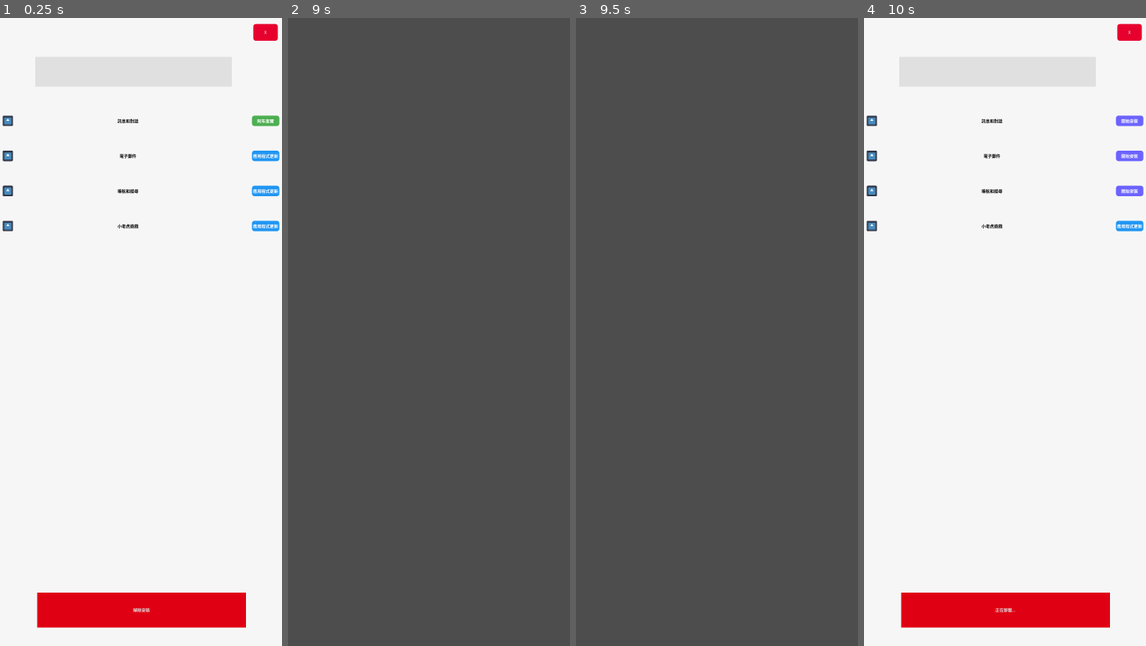
Above: before the commit, frames 1-4 (left to right).
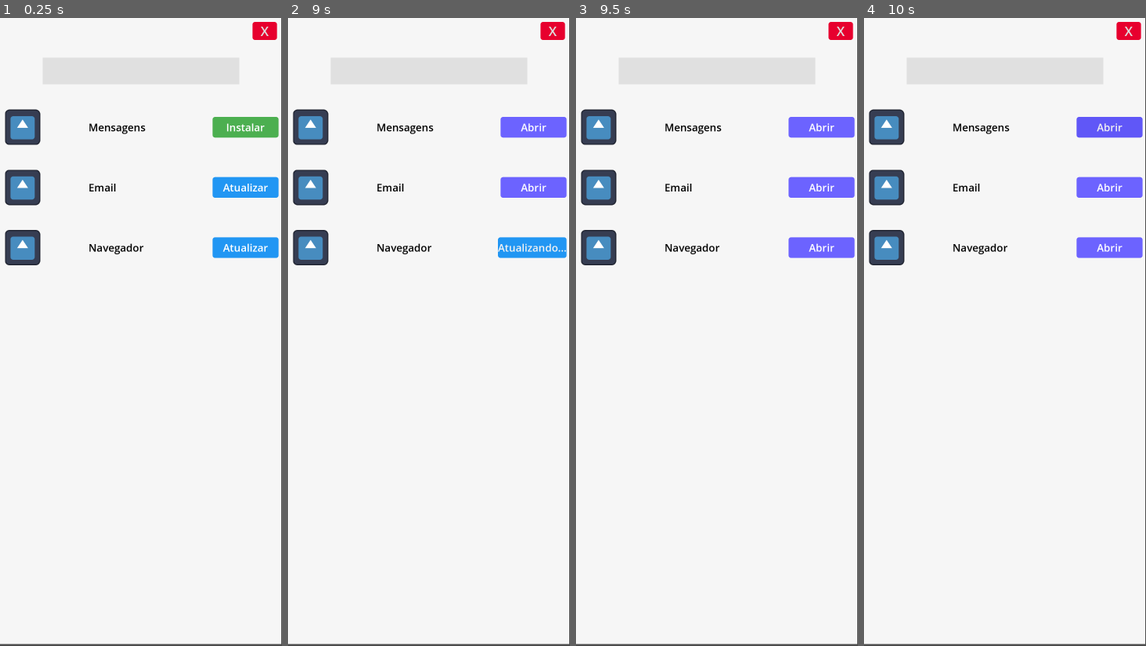
Above: after the commit, the same moments.

Repository: StudioENIGMA/ProjectENIGMA
Game: Godot game, scene res://scenes/both_shops.tscn
The game is run twice, just before and just after one commit, with the same random seed, the same clock (stepped at 60 frames per second) and the same inputs. This scene is started directly instead of the project's main scene. The engine's default icon, where the game draws it, is replaced by a stand-in: a white triangle on a blue panel in a dark square.
Inputs (mouse positions are in pixels of both pictures, inside the frame that each line leads up to):
- Up to frame 1 (0.25 s): no input
- Up to frame 2 (9 s): click "阿布里爾" (after the commit: "Instalar") at 0.5 s; click "Instalando..." at 1.25 s; click (553, 156) at 2 s, where only the run before the commit has a clickable "應用程式更新"; click (553, 156) at 2.75 s, where only the run before the commit has a clickable "Atualizando..."; click (533, 187) at 3.5 s, where only the run after the commit has a clickable "Atualizar"; click "開始安裝" (after the commit: "Abrir") at 4.25 s; click "開始安裝" (after the commit: "Abrir") at 5 s; click (429, 608) at 5.75 s, where only the run before the commit has a clickable "解除安裝"; click (429, 608) at 6.5 s, where only the run before the commit has a clickable "正在卸載..."; click "應用程式更新" (after the commit: "Atualizar") at 7.25 s; click "Atualizando..." at 8 s; click (429, 608) at 8.75 s, where only the run before the commit has a clickable "正在卸載..."
- Up to frame 3 (9.5 s): no input
- Up to frame 4 (10 s): click (1109, 124) at 9.5 s, where only the run after the commit has a clickable "Abrir"

The runs differ from the first frame. In frame 1, 10% of the frame differs, in the area x 0-100%, y 0-100%; in frame 2, 99%; in frame 3, 99%; in frame 4, 10%.

Commit message:
fix: fixing resolution bug

Diff:
--- a/project.godot
+++ b/project.godot
@@ -15,7 +15,6 @@
 config/features=PackedStringArray("4.4", "GL Compatibility")
 config/icon="res://icon.svg"
 
-
 [autoload]
 
 EventBus="*res://scripts/event_bus.gd"
@@ -25,11 +24,8 @@
 
 window/size/viewport_width=1080
 window/size/viewport_height=2400
-
+window/size/initial_position=Vector2i(-540, 1200)
 window/stretch/mode="viewport"
-
-window/size/initial_position=Vector2i(-540, 1200)
-
 window/handheld/orientation=1
 
 [rendering]
--- a/scenes/both_shops.tscn
+++ b/scenes/both_shops.tscn
@@ -26,35 +26,37 @@
 [sub_resource type="StyleBoxFlat" id="StyleBoxFlat_wkt3l"]
 bg_color = Color(0.876126, 0, 0.0768186, 1)
 
-[node name="Control" type="Control"]
-layout_mode = 3
-anchors_preset = 15
-anchor_right = 1.0
-anchor_bottom = 1.0
-grow_horizontal = 2
-grow_vertical = 2
-size_flags_horizontal = 3
-size_flags_vertical = 3
+[node name="both_shops" type="Node2D"]
 script = ExtResource("1_l4sgr")
 
+[node name="Camera2D" type="Camera2D" parent="."]
+
+[node name="Control" type="Control" parent="."]
+layout_mode = 3
+anchors_preset = 0
+offset_right = 40.0
+offset_bottom = 40.0
+size_flags_horizontal = 6
+
 [node name="Panel" type="Panel" parent="."]
-layout_mode = 1
-anchors_preset = 15
-anchor_right = 1.0
-anchor_bottom = 1.0
-grow_horizontal = 2
-grow_vertical = 2
+offset_left = -543.0
+offset_top = -1208.0
+offset_right = 537.0
+offset_bottom = 1192.0
 theme_override_styles/panel = SubResource("StyleBoxFlat_p30qi")
 
 [node name="VBoxContainer" type="VBoxContainer" parent="Panel"]
 custom_minimum_size = Vector2(0, 10)
 layout_mode = 1
-anchors_preset = -1
-anchor_top = 0.136667
+anchors_preset = 14
+anchor_top = 0.5
 anchor_right = 1.0
-anchor_bottom = 1.00167
+anchor_bottom = 0.5
+offset_top = -840.0
+offset_bottom = 955.0
 grow_horizontal = 2
-metadata/_edit_use_anchors_ = true
+grow_vertical = 2
+theme_override_constants/separation = 100
 
 [node name="Control" parent="Panel/VBoxContainer" instance=ExtResource("2_i2tc7")]
 layout_mode = 2
@@ -76,6 +78,7 @@
 anchor_right = 0.985185
 anchor_bottom = 0.03625
 grow_horizontal = 2
+theme_override_font_sizes/font_size = 50
 theme_override_styles/hover = SubResource("StyleBoxFlat_4g878")
 theme_override_styles/normal = SubResource("StyleBoxFlat_i2tc7")
 text = "X"
@@ -83,16 +86,20 @@
 
 [node name="search_bar" type="LineEdit" parent="Panel"]
 layout_mode = 2
-anchor_left = 0.125
-anchor_top = 0.0616667
-anchor_right = 0.822222
+anchor_left = 0.503
+anchor_top = 0.109167
+anchor_right = 0.503
 anchor_bottom = 0.109167
+offset_left = -376.24
+offset_top = -103.001
+offset_right = 376.76
+offset_bottom = -0.000671387
 grow_horizontal = 2
 size_flags_horizontal = 6
 size_flags_vertical = 4
 theme_override_colors/font_color = Color(0.129412, 0.129412, 0.129412, 1)
+theme_override_font_sizes/font_size = 40
 theme_override_styles/normal = SubResource("StyleBoxFlat_4dtxp")
-metadata/_edit_use_anchors_ = true
 
 [node name="Uninstall" type="Button" parent="Panel"]
 layout_mode = 1
@@ -105,6 +112,7 @@
 offset_top = 4.7998
 offset_right = -4.08008
 offset_bottom = 3.3999
+theme_override_font_sizes/font_size = 60
 theme_override_styles/normal = SubResource("StyleBoxFlat_wkt3l")
 text = "解除安裝"
 
--- a/scenes/shop_app.tscn
+++ b/scenes/shop_app.tscn
@@ -62,7 +62,7 @@
 custom_minimum_size = Vector2(0, 130)
 layout_mode = 3
 anchor_right = 1.00185
-anchor_bottom = 0.0529167
+anchor_bottom = 0.100417
 offset_right = -1.99805
 offset_bottom = 2.99992
 grow_horizontal = 2
@@ -78,9 +78,9 @@
 anchor_top = 0.5
 anchor_right = 1.0
 anchor_bottom = 0.5
-offset_left = -145.0
-offset_top = -20.0
-offset_bottom = 20.0
+offset_left = -293.0
+offset_top = -39.5
+offset_bottom = 39.5
 grow_horizontal = 0
 grow_vertical = 2
 theme_override_constants/margin_left = 30
@@ -90,6 +90,7 @@
 visible = false
 layout_mode = 2
 theme_override_colors/font_color = Color(1, 1, 1, 1)
+theme_override_font_sizes/font_size = 40
 theme_override_styles/focus = SubResource("StyleBoxEmpty_o1p0b")
 theme_override_styles/hover = SubResource("StyleBoxFlat_o1p0b")
 theme_override_styles/normal = SubResource("StyleBoxFlat_fjihv")
@@ -101,6 +102,7 @@
 visible = false
 layout_mode = 2
 theme_override_colors/font_color = Color(1, 1, 1, 1)
+theme_override_font_sizes/font_size = 40
 theme_override_styles/focus = SubResource("StyleBoxEmpty_v20xg")
 theme_override_styles/hover = SubResource("StyleBoxFlat_v20xg")
 theme_override_styles/normal = SubResource("StyleBoxFlat_bi414")
@@ -110,6 +112,7 @@
 [node name="Install" type="Button" parent="Button_Container"]
 layout_mode = 2
 theme_override_colors/font_color = Color(1, 1, 1, 1)
+theme_override_font_sizes/font_size = 40
 theme_override_styles/focus = SubResource("StyleBoxEmpty_c5osn")
 theme_override_styles/hover = SubResource("StyleBoxFlat_c5osn")
 theme_override_styles/normal = SubResource("StyleBoxFlat_x4cyp")
@@ -123,10 +126,10 @@
 anchor_top = 0.5
 anchor_right = 0.5
 anchor_bottom = 0.5
-offset_left = -75.5
-offset_top = -20.0
-offset_right = 75.5
-offset_bottom = 20.0
+offset_left = -198.0
+offset_top = -39.5
+offset_right = 198.0
+offset_bottom = 39.5
 grow_horizontal = 2
 grow_vertical = 2
 theme_override_constants/margin_right = 100
@@ -134,6 +137,7 @@
 [node name="Label" type="Label" parent="Label_Margin_Container"]
 layout_mode = 2
 theme_override_colors/font_color = Color(0, 0, 0, 1)
+theme_override_font_sizes/font_size = 40
 text = "Nome do Aplicativo"
 
 [node name="Icon_Margin_Container" type="MarginContainer" parent="."]
@@ -141,9 +145,9 @@
 anchors_preset = 4
 anchor_top = 0.5
 anchor_bottom = 0.5
-offset_top = -20.0
-offset_right = 50.0
-offset_bottom = 20.0
+offset_top = -67.5
+offset_right = 169.0
+offset_bottom = 67.5
 grow_vertical = 2
 theme_override_constants/margin_left = 10
 
--- a/scripts/both_shops/both_shops.gd
+++ b/scripts/both_shops/both_shops.gd
@@ -1,4 +1,4 @@
-extends Control
+extends Node2D
 class_name  both_shops
 
 var normal_apps_names = [
@@ -24,7 +24,7 @@
 
 @onready var uninstall : Button = $Panel/Uninstall
 @onready var exit_button : Button = $Exit_shop
-@export var is_fake : bool = 1
+@export var is_fake : bool = 0
 @export var deleted : bool
 @onready var apps = $Panel/VBoxContainer.get_children()
 
